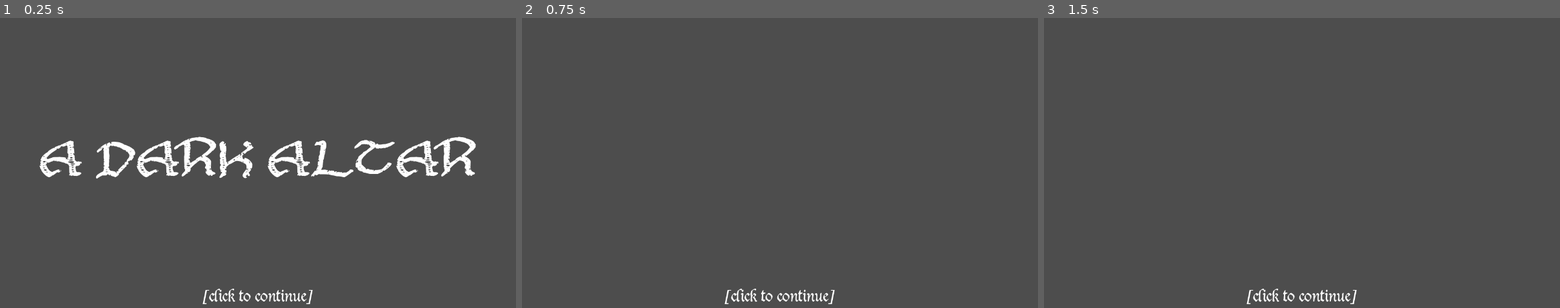
Above: before the commit, frames 1-3 (left to right).
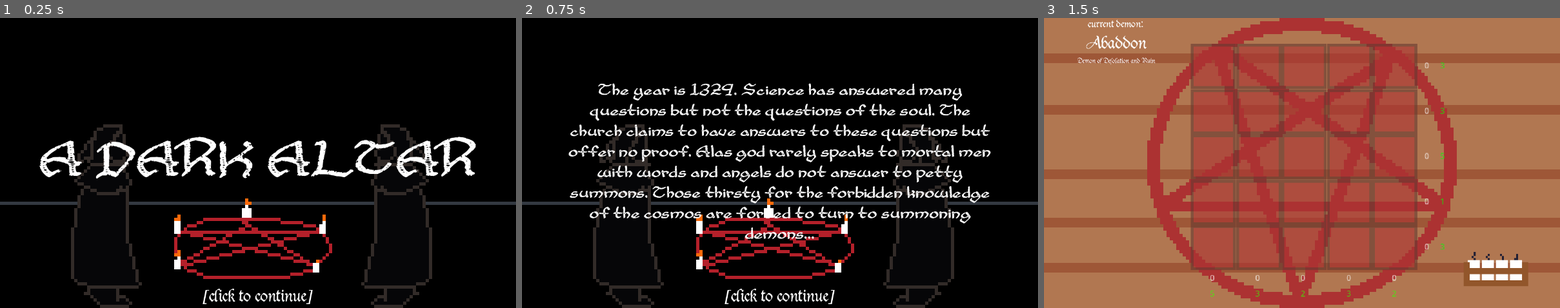
Above: after the commit, the same moments.

Repository: adrientremblay/ld55
Game: Godot game, scene res://scenes/title_screen.tscn
Same seed, same stepped clock (60 frames per second), same inputs: the game is played once before the commit and once after it.
Inputs (mouse positions are in pixels of both pictures, inside the frame that each line leads up to):
- Up to frame 1 (0.25 s): no input
- Up to frame 2 (0.75 s): tap Enter at 0.5 s; move the mouse to (893, 148) at 0.52 s; press the mouse at (893, 148) at 0.53 s
- Up to frame 3 (1.5 s): tap Enter at 1.25 s; move the mouse to (1198, 177) at 1.27 s; release the mouse at (1198, 177) at 1.28 s; click (1198, 177) at 1.35 s

The runs differ from the first frame. In frame 1, 97% of the frame differs, in the area x 0-100%, y 0-100%; in frame 2, 99%; in frame 3, 100%.

Commit message:
Created a slide 2

Diff:
--- a/scenes/title_screen.gd
+++ b/scenes/title_screen.gd
@@ -4,8 +4,8 @@
 
 # Called when the node enters the scene tree for the first time.
 func _ready() -> void:
-	pass # Replace with function body.
-
+	$Slide1.visible = true
+	$Slide2.visible = false
 
 # Called every frame. 'delta' is the elapsed time since the previous frame.
 func _process(delta: float) -> void:
@@ -16,3 +16,4 @@
 				$Slide2.visible = true
 			2:
 				get_tree().change_scene_to_file("res://scenes/main.tscn")
+		slide+=1
--- a/scenes/title_screen.tscn
+++ b/scenes/title_screen.tscn
@@ -1,8 +1,9 @@
-[gd_scene load_steps=6 format=3 uid="uid://dy6bcdfq4xpc6"]
+[gd_scene load_steps=8 format=3 uid="uid://dy6bcdfq4xpc6"]
 
 [ext_resource type="FontFile" uid="uid://b3quk5mq2160f" path="res://assets/fonts/DUKEPLUS.TTF" id="1_04yea"]
 [ext_resource type="Script" path="res://scenes/title_screen.gd" id="1_kel8b"]
 [ext_resource type="FontFile" uid="uid://kdp07euhvpmi" path="res://assets/fonts/Cup and Talon.ttf" id="2_jujt7"]
+[ext_resource type="Texture2D" uid="uid://blt0nix8rj3vl" path="res://assets/images/title_screen.png" id="4_avhp4"]
 
 [sub_resource type="LabelSettings" id="LabelSettings_ajpjy"]
 font = ExtResource("1_04yea")
@@ -12,6 +13,10 @@
 font = ExtResource("2_jujt7")
 font_size = 150
 
+[sub_resource type="LabelSettings" id="LabelSettings_0k0s3"]
+font = ExtResource("2_jujt7")
+font_size = 50
+
 [node name="TitleScreen" type="Control"]
 layout_mode = 3
 anchors_preset = 15
@@ -20,6 +25,13 @@
 grow_horizontal = 2
 grow_vertical = 2
 script = ExtResource("1_kel8b")
+
+[node name="background" type="TextureRect" parent="."]
+z_index = -1
+layout_mode = 2
+offset_right = 1280.0
+offset_bottom = 720.0
+texture = ExtResource("4_avhp4")
 
 [node name="continue" type="Label" parent="."]
 layout_mode = 2
@@ -46,6 +58,21 @@
 horizontal_alignment = 1
 
 [node name="Slide2" type="MarginContainer" parent="."]
-layout_mode = 0
-offset_right = 40.0
-offset_bottom = 40.0
+layout_mode = 1
+anchors_preset = 15
+anchor_right = 1.0
+anchor_bottom = 1.0
+grow_horizontal = 2
+grow_vertical = 2
+theme_override_constants/margin_left = 100
+theme_override_constants/margin_top = 100
+theme_override_constants/margin_right = 100
+theme_override_constants/margin_bottom = 100
+
+[node name="Label" type="Label" parent="Slide2"]
+layout_mode = 2
+text = "The year is 1329. Science has answered many questions but not the questions of the soul. The church claims to have answers to these questions but offer no proof. Alas god rarely speaks to mortal men with words and angels do not answer to petty summons. Those thirsty for the forbidden knowledge of the cosmos are forced to turn to summoning demons..."
+label_settings = SubResource("LabelSettings_0k0s3")
+horizontal_alignment = 1
+vertical_alignment = 1
+autowrap_mode = 2
Binary file added: assets/images/title_screen.png
Not shown, added: assets/images/title_screen.png.import
